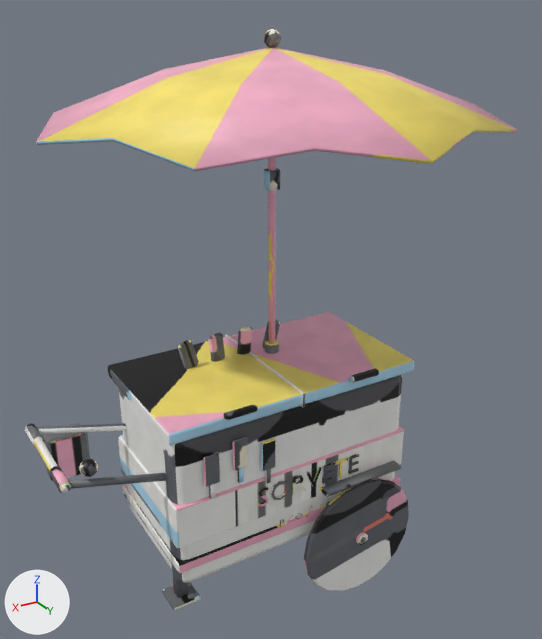
A saved change to the FBX model unity/CheckoutSimulator/Assets/Resources/EventProps2/Calor_IceCreamCart.fbx.
Both versions are drawn from a camera (50 mm lens) standing at (1.505, 2.587, 2.609) and looking at (-0.084, -0.063, 1.284). The lights are fixed; the arrows at lower left show +X, +Y and +Z. The picture after the commit comes second. Where no turn or scale is listed for an object, it has been applied to the vertices. Vertices at exactly the same position are counted once.

Objects in the first picture: 'Calor_IceCreamCart'.
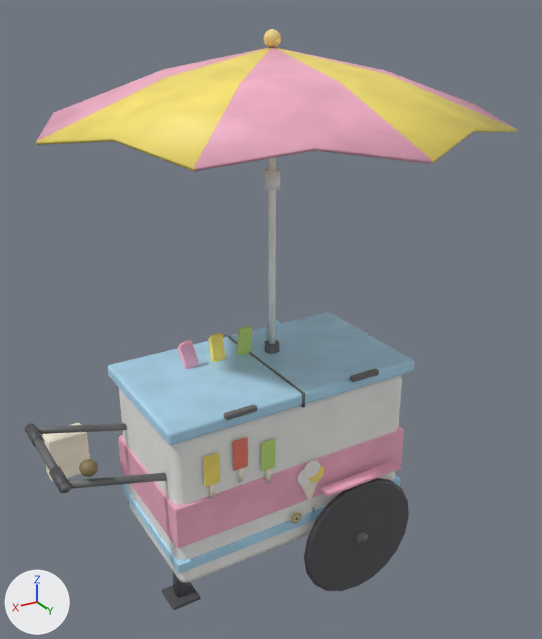
The change in detail:
me_cube_827 is used by ob_calor_icecreamcart; location (0.0, 0.0, 0.0).
me_cube_827 had 1672 vertices, 1625 faces and spanned x -1.05..1.0, y -1.03..0.87, z 0.0..2.49.
me_cube_827 now has 1547 vertices, 1438 faces and spans x -1.05..1.0, y -1.03..0.87, z 0.0..2.49.
me_cube_827 part 1: a new loose piece, a 16-sided cylinder along y spanning x -0.0918..-0.0082, y 0.336..0.34, z 0.6966..0.7802, in mat_calor_icecreamcart_mat (picture img_calor_icecreamcart_basecolor_png).
me_cube_827 part 2: 10 loose pieces with 194 vertices, spanning x -0.31..0.21, y 0.32..0.33, z 0.48..0.72, are deleted.
Part 3, on me_cube_827:
108 vertices are removed from x -0.58..0.46, y 0.31..0.33, z 0.48..0.98.
200 faces are deleted.
12 vertices move from x -0.07..0.39, y 0.32..0.33, z 0.48..0.98 to x -0.06..0.39, y 0.32..0.34, z 0.48..0.98.
145 vertices are added at x -0.59..0.45, y 0.31..0.34, z 0.47..0.98.
205 new faces join them.
me_cube_827 part 4: 1186 kept faces spanning x -1.05..1.0, y -1.03..0.87, z 0.0..2.49 get new texture (UV) coordinates.

What differs and where, as boxes [x1, y1, x2, y2] in the pictures (542 x 639 px; the box of a moved part takes in the faces that stretch with it):
part 1 of me_cube_827, added: after [304, 460, 320, 478]
part 2 of me_cube_827, deleted: before [258, 454, 359, 527]
part 3 of me_cube_827, moved or reshaped: [124, 438, 401, 566] in both
part 4 of me_cube_827, surface changed: [25, 29, 517, 610] in both
